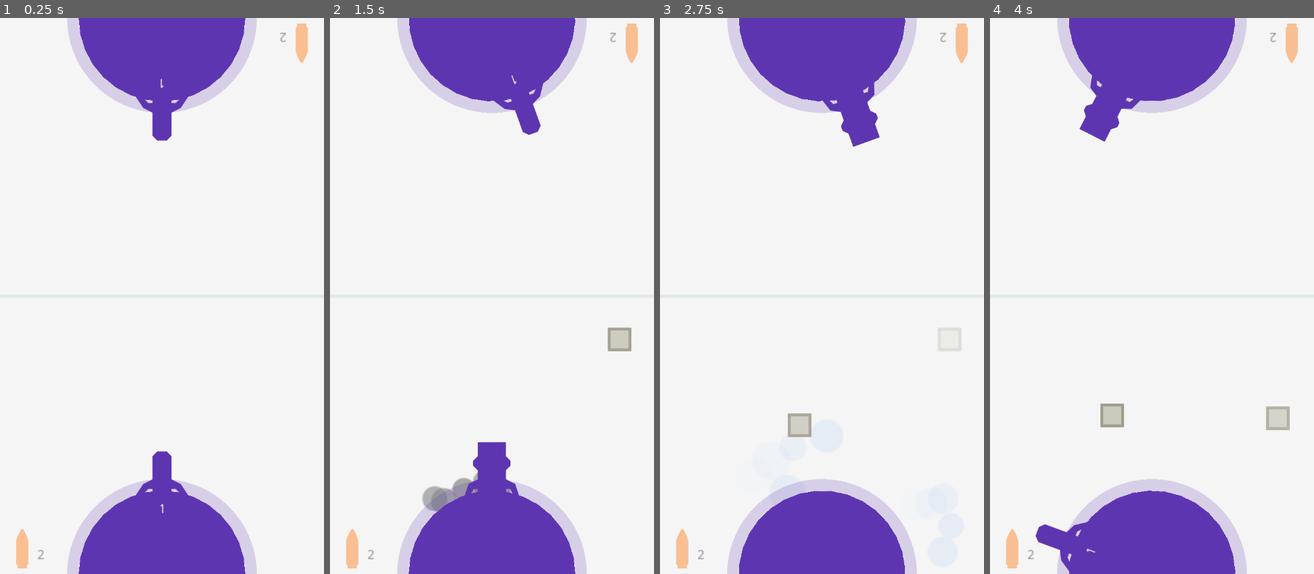
Above: before the commit, frames 1-4 (left to right).
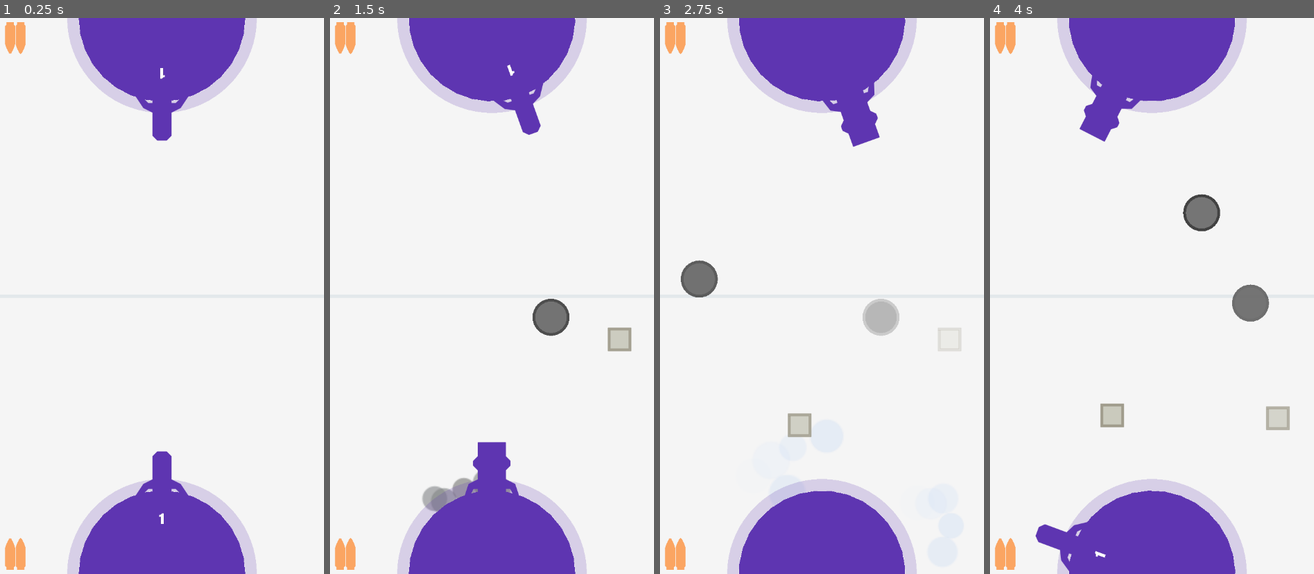
Above: after the commit, the same moments.

Repository: HassanHeydariNasab/2-player-battle
Game: Godot game, scene res://Main.tscn
Same seed, same stepped clock (60 frames per second), same inputs: the game is played once before the commit and once after it.
Inputs (mouse positions are in pixels of both pictures, inside the frame that each line leads up to):
- Up to frame 1 (0.25 s): no input
- Up to frame 2 (1.5 s): tap Enter at 0.5 s; move the mouse to (563, 268) at 0.52 s; hold Right (A_right) 0.53-1.25 s; hold Down (A_change_weapon) 0.53-1.25 s; click (563, 268) at 0.67 s; drag from (427, 323) to (618, 340) at 1.27 s
- Up to frame 3 (2.75 s): move the mouse to (854, 173) at 2.02 s; hold Right (A_right) from 2.03 s (still down); hold S (B_change_weapon) from 2.03 s (still down)
- Up to frame 4 (4 s): release Right (A_right) at 2.75 s; release S (B_change_weapon) at 2.75 s; drag from (1135, 407) to (1054, 212) at 2.77 s; move the mouse to (1249, 379) at 3.52 s; hold Left (A_left) from 3.53 s (still down); hold Down (A_change_weapon) from 3.53 s (still down)

The runs differ from the first frame. In frame 1, 1.1% of the frame differs, in the area x 1-96%, y 0-100%; in frame 2, 1.6%; in frame 3, 2.2%; in frame 4, 2.2%.

Commit message:
Add progress-bar for number of rockets + Add fonts

Diff:
--- a/Base.gd
+++ b/Base.gd
@@ -4,8 +4,9 @@
 onready var Gun = $Gun
 onready var GunInterval = $Gun/Interval
 onready var Launchpad = $Launchpad
-onready var nRockets = get_node('../nRockets')
+onready var RocketsCount = get_node('../RocketsCount')
 onready var GunLevel = $Gun/GunLevel
+onready var Red = $Red
 
 
 var is_A = null
@@ -32,7 +33,7 @@
 func set_rockets(value):
 	if value >= 0 and value <= 5:
 		rockets = value
-		nRockets.set_text(str(value))
+		RocketsCount.set_value(value)
 
 var gunLevel = 1 setget set_gunLevel
 func set_gunLevel(value):
@@ -52,7 +53,14 @@
 	Launchpad.hide()
 	Launchpad.Interval.stop()
 	set_process(true)
-
+	Red.interpolate_property(
+		self, 'modulate', Color(1,1,1,1), Color('#FF5252'),
+		0.2, Tween.TRANS_QUAD, Tween.EASE_OUT
+	)
+	Red.interpolate_property(
+		self, 'modulate', Color('#FF5252'), Color(1,1,1,1),
+		0.2, Tween.TRANS_QUAD, Tween.EASE_OUT
+	)
 
 func _draw():
 	draw_circle(Vector2(0,0), 180, Color(G.color))
@@ -69,12 +77,14 @@
 		area.Tick.stop()
 		area.Explosion.start()
 		G.Main._onRocketExplosionOnBase()
+		Red.start()
 	elif area.get_collision_layer_bit(G.LAYER['BULLET']):
 		if randi()%2:
 			G.Main.Ricochet1.play()
 		else:
 			G.Main.Ricochet2.play()
 		area.queue_free()
+		Red.start()
 
 
 func _set_rotation(angle):
@@ -115,3 +125,7 @@
 
 func _on_ChangeWeapon_pressed():
 	_change_weapon()
+
+
+func _on_Red_tween_completed(object, key):
+	Red.set_active(false)
--- a/Base.tscn
+++ b/Base.tscn
@@ -1,8 +1,9 @@
-[gd_scene load_steps=6 format=2]
+[gd_scene load_steps=7 format=2]
 
 [ext_resource path="res://Base.gd" type="Script" id=1]
 [ext_resource path="res://Gun.tscn" type="PackedScene" id=2]
-[ext_resource path="res://Launchpad.tscn" type="PackedScene" id=3]
+[ext_resource path="res://Fonts/jomhuria.font" type="BitmapFont" id=3]
+[ext_resource path="res://Launchpad.tscn" type="PackedScene" id=4]
 
 [sub_resource type="CircleShape2D" id=1]
 radius = 180.0
@@ -18,17 +19,18 @@
 position = Vector2( 0, -164 )
 
 [node name="GunLevel" type="Label" parent="Gun"]
-margin_left = -10.0
-margin_top = 11.0
-margin_right = 1.0
-margin_bottom = 25.0
+margin_left = -100.0
+margin_top = 14.0
+margin_right = 300.0
+margin_bottom = 134.0
 grow_horizontal = 0
-rect_scale = Vector2( 2, 2 )
+rect_scale = Vector2( 0.5, 0.5 )
+custom_fonts/font = ExtResource( 3 )
 text = "123"
 align = 1
 valign = 1
 
-[node name="Launchpad" parent="." instance=ExtResource( 3 )]
+[node name="Launchpad" parent="." instance=ExtResource( 4 )]
 visible = false
 position = Vector2( 0, -164 )
 
@@ -39,5 +41,10 @@
 shape = SubResource( 2 )
 passby_press = true
 
+[node name="Red" type="Tween" parent="."]
+repeat = true
+playback/repeat = true
+
 [connection signal="area_entered" from="." to="." method="_on_Base_area_entered"]
 [connection signal="pressed" from="ChangeWeapon" to="." method="_on_ChangeWeapon_pressed"]
+[connection signal="tween_completed" from="Red" to="." method="_on_Red_tween_completed"]
--- a/Main.gd
+++ b/Main.gd
@@ -49,35 +49,60 @@
 			screenSize.x/2, screenSize.y/2
 		),
 		Vector2(
-			screenSize.x/2+3, screenSize.y/2+4
-		), 0.3, Tween.TRANS_BOUNCE, Tween.EASE_IN_OUT
-	)
-	ShakeCamera.interpolate_property(
-		MainCamera, 'offset',
-		Vector2(
-			screenSize.x/2+3, screenSize.y/2+4
-		),
-		Vector2(
-			screenSize.x/2-3, screenSize.y/2-2
-		), 0.3, Tween.TRANS_BOUNCE, Tween.EASE_IN_OUT, 0.3
-	)
-	ShakeCamera.interpolate_property(
-		MainCamera, 'offset',
-		Vector2(
-			screenSize.x/2-3, screenSize.y/2-2
-		),
-		Vector2(
-			screenSize.x/2+4, screenSize.y/2-2
-		), 0.3, Tween.TRANS_BOUNCE, Tween.EASE_IN_OUT, 0.6
-	)
-	ShakeCamera.interpolate_property(
-		MainCamera, 'offset',
-		Vector2(
-			screenSize.x/2+4, screenSize.y/2-2
+			screenSize.x/2+4, screenSize.y/2+4
+		), 0.1, Tween.TRANS_BOUNCE, Tween.EASE_IN_OUT
+	)
+	ShakeCamera.interpolate_property(
+		MainCamera, 'offset',
+		Vector2(
+			screenSize.x/2+4, screenSize.y/2+4
+		),
+		Vector2(
+			screenSize.x/2-4, screenSize.y/2-3
+		), 0.1, Tween.TRANS_BOUNCE, Tween.EASE_IN_OUT, 0.1
+	)
+	ShakeCamera.interpolate_property(
+		MainCamera, 'offset',
+		Vector2(
+			screenSize.x/2-4, screenSize.y/2-3
+		),
+		Vector2(
+			screenSize.x/2+5, screenSize.y/2-5
+		), 0.1, Tween.TRANS_BOUNCE, Tween.EASE_IN_OUT, 0.2
+	)
+	ShakeCamera.interpolate_property(
+		MainCamera, 'offset',
+		Vector2(
+			screenSize.x/2+5, screenSize.y/2-3
 		),
 		Vector2(
 			screenSize.x/2, screenSize.y/2
-		), 0.3, Tween.TRANS_BOUNCE, Tween.EASE_IN_OUT, 0.6
+		), 0.3, Tween.TRANS_BOUNCE, Tween.EASE_IN_OUT, 0.2
+	)
+	ShakeCamera.interpolate_property(
+		MainCamera, 'zoom',
+		Vector2(
+			1,1
+		),
+		Vector2(
+			1.02, 1.02
+		), 0.2, Tween.TRANS_BOUNCE, Tween.EASE_OUT, 0
+	)
+	ShakeCamera.interpolate_property(
+		MainCamera, 'zoom',
+		Vector2(
+			1.02,1.02
+		),
+		Vector2(
+			1, 1
+		), 0.2, Tween.TRANS_BOUNCE, Tween.EASE_OUT, 0.2
+	)
+	# only a flag
+	ShakeCamera.interpolate_property(
+		MainCamera, 'rotating',
+		false,
+		false
+		, 0.4, Tween.TRANS_BOUNCE, Tween.EASE_IN_OUT, 0
 	)
 
 
@@ -233,4 +258,5 @@
 
 
 func _on_ShakeCamera_tween_completed(object, key):
-	ShakeCamera.set_active(false)
+	if key == ':rotating':
+		ShakeCamera.set_active(false)
--- a/Main.tscn
+++ b/Main.tscn
@@ -1,15 +1,16 @@
-[gd_scene load_steps=11 format=2]
+[gd_scene load_steps=12 format=2]
 
 [ext_resource path="res://Main.gd" type="Script" id=1]
 [ext_resource path="res://MiddleLine.gd" type="Script" id=2]
 [ext_resource path="res://Base.tscn" type="PackedScene" id=3]
 [ext_resource path="res://Health.tscn" type="PackedScene" id=4]
-[ext_resource path="res://Sounds/102733__sarge4267__explosion3.wav" type="AudioStream" id=5]
-[ext_resource path="res://Sounds/109957__rakurka__incoming-ricochets-2_selected_1.wav" type="AudioStream" id=6]
-[ext_resource path="res://Sounds/109957__rakurka__incoming-ricochets-2_selected_2.wav" type="AudioStream" id=7]
-[ext_resource path="res://Sounds/172870__escortmarius__carbidexplosion.wav" type="AudioStream" id=8]
-[ext_resource path="res://Sounds/156179__jl-barrett__keys-2-single.wav" type="AudioStream" id=9]
-[ext_resource path="res://Sounds/409754__las98__43-metal4.wav" type="AudioStream" id=10]
+[ext_resource path="res://Rockets.png" type="Texture" id=5]
+[ext_resource path="res://Sounds/102733__sarge4267__explosion3.wav" type="AudioStream" id=6]
+[ext_resource path="res://Sounds/109957__rakurka__incoming-ricochets-2_selected_1.wav" type="AudioStream" id=7]
+[ext_resource path="res://Sounds/109957__rakurka__incoming-ricochets-2_selected_2.wav" type="AudioStream" id=8]
+[ext_resource path="res://Sounds/172870__escortmarius__carbidexplosion.wav" type="AudioStream" id=9]
+[ext_resource path="res://Sounds/156179__jl-barrett__keys-2-single.wav" type="AudioStream" id=10]
+[ext_resource path="res://Sounds/409754__las98__43-metal4.wav" type="AudioStream" id=11]
 
 [node name="Main" type="Control"]
 anchor_right = 1.0
@@ -33,23 +34,20 @@
 [node name="HealthB" parent="ContainerB" instance=ExtResource( 4 )]
 rotation = 1.5708
 
-[node name="nRockets" type="Label" parent="ContainerB"]
-modulate = Color( 1, 1, 1, 0.403294 )
-margin_left = 270.0
-margin_top = 54.0
-margin_right = 281.0
-margin_bottom = 68.0
-rect_rotation = 180.0
-rect_scale = Vector2( 2, 2 )
-custom_colors/font_color = Color( 0, 0, 0, 1 )
-text = "0"
-valign = 1
-
-[node name="Look" type="Polygon2D" parent="ContainerB/nRockets"]
-position = Vector2( -15.9406, -3.78252 )
-scale = Vector2( 0.2, 0.2 )
-color = Color( 1, 0.435294, 0, 1 )
-polygon = PoolVector2Array( -16.6667, -66.6667, -8.33333, -83.3333, 0, -90, 8.33333, -83.3333, 16.6667, -66.6667, 25, -50, 33.3333, -25, 33.3333, 100, 25, 108.333, 25, 125, -25, 125, -25, 108.333, -33.3333, 100, -33.3333, -25, -25, -50 )
+[node name="RocketsCount" type="TextureProgress" parent="ContainerB"]
+modulate = Color( 1, 1, 1, 0.6 )
+anchor_left = 0.5
+anchor_top = 1.0
+anchor_right = 0.5
+anchor_bottom = 1.0
+margin_left = -340.0
+margin_top = 80.0002
+margin_right = 260.0
+margin_bottom = 448.0
+rect_scale = Vector2( 0.2, -0.2 )
+max_value = 5.0
+value = 5.0
+texture_progress = ExtResource( 5 )
 
 [node name="ContainerA" type="Control" parent="."]
 anchor_left = 0.5
@@ -62,51 +60,49 @@
 [node name="HealthA" parent="ContainerA" instance=ExtResource( 4 )]
 rotation = -1.5708
 
-[node name="nRockets" type="Label" parent="ContainerA"]
-modulate = Color( 1, 1, 1, 0.403294 )
-margin_left = -270.0
-margin_top = -54.0
-margin_right = -259.0
-margin_bottom = -40.0
-rect_scale = Vector2( 2, 2 )
-custom_colors/font_color = Color( 0, 0, 0, 1 )
-text = "0"
-valign = 1
-
-[node name="Look" type="Polygon2D" parent="ContainerA/nRockets"]
-position = Vector2( -15.9406, -3.78252 )
-scale = Vector2( 0.2, 0.2 )
-color = Color( 1, 0.435294, 0, 1 )
-polygon = PoolVector2Array( -16.6667, -66.6667, -8.33333, -83.3333, 0, -90, 8.33333, -83.3333, 16.6667, -66.6667, 25, -50, 33.3333, -25, 33.3333, 100, 25, 108.333, 25, 125, -25, 125, -25, 108.333, -33.3333, 100, -33.3333, -25, -25, -50 )
+[node name="RocketsCount" type="TextureProgress" parent="ContainerA"]
+modulate = Color( 1, 1, 1, 0.6 )
+anchor_left = 0.5
+anchor_top = 1.0
+anchor_right = 0.5
+anchor_bottom = 1.0
+margin_left = -340.0
+margin_top = -80.0
+margin_right = 260.0
+margin_bottom = 270.0
+rect_scale = Vector2( 0.2, 0.2 )
+max_value = 5.0
+value = 5.0
+texture_progress = ExtResource( 5 )
 
 [node name="RocketExplosionOnAir" type="AudioStreamPlayer" parent="."]
-stream = ExtResource( 5 )
+stream = ExtResource( 6 )
 volume_db = 5.0
 
 [node name="RocketExplosionOnBase" type="AudioStreamPlayer" parent="."]
-stream = ExtResource( 5 )
+stream = ExtResource( 6 )
 volume_db = 10.0
 
 [node name="Ricochet1" type="AudioStreamPlayer" parent="."]
-stream = ExtResource( 6 )
+stream = ExtResource( 7 )
 volume_db = -20.0
 pitch_scale = 0.8
 
 [node name="Ricochet2" type="AudioStreamPlayer" parent="."]
-stream = ExtResource( 7 )
+stream = ExtResource( 8 )
 volume_db = -22.0
 pitch_scale = 0.7
 
 [node name="BombExplosion" type="AudioStreamPlayer" parent="."]
-stream = ExtResource( 8 )
+stream = ExtResource( 9 )
 volume_db = -3.0
 
 [node name="GunUpgradeSound" type="AudioStreamPlayer" parent="."]
-stream = ExtResource( 9 )
+stream = ExtResource( 10 )
 volume_db = 1.0
 
 [node name="RocketPackSound" type="AudioStreamPlayer" parent="."]
-stream = ExtResource( 10 )
+stream = ExtResource( 11 )
 volume_db = 1.0
 
 [node name="RocketPackInterval" type="Timer" parent="."]
@@ -115,10 +111,8 @@
 [node name="GunUpgradeInterval" type="Timer" parent="."]
 
 [node name="BombInterval" type="Timer" parent="."]
-wait_time = 7.0
 
 [node name="MainCamera" type="Camera2D" parent="."]
-rotating = true
 current = true
 
 [node name="ShakeCamera" type="Tween" parent="."]
Binary file added: Fonts/Jomhuria-Regular.ttf
Binary file added: Fonts/jomhuria.font
Binary file added: Fonts/jomhuria.sv.png
Not shown, added: Fonts/jomhuria.sv.png.import
Binary file added: Fonts/roboto.font
Binary file added: Fonts/roboto.sv.png
Not shown, added: Fonts/roboto.sv.png.import
Binary file added: Rockets.png
Not shown, added: Rockets.png.import
Not shown, changed: .gitignore
